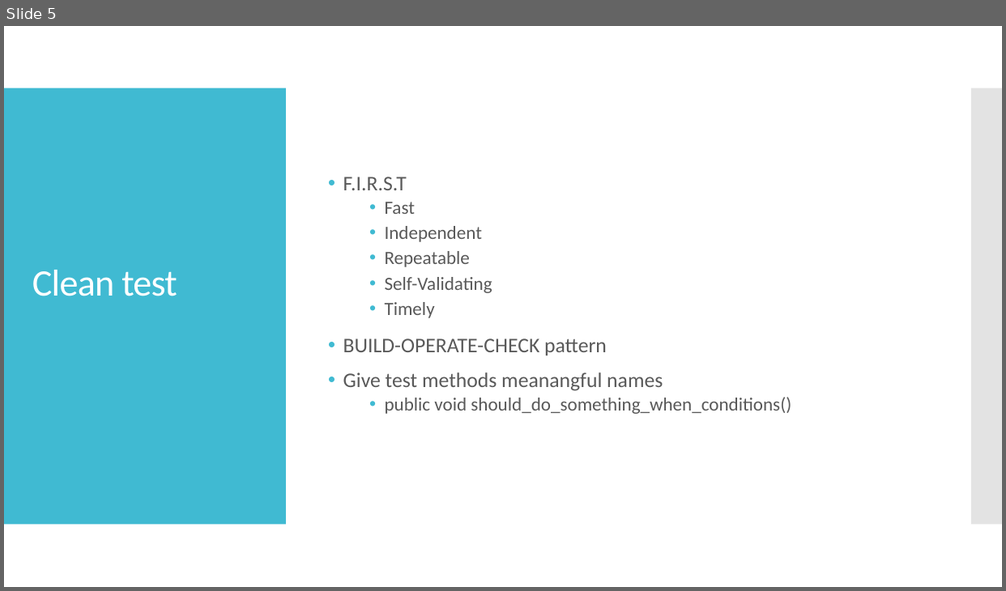
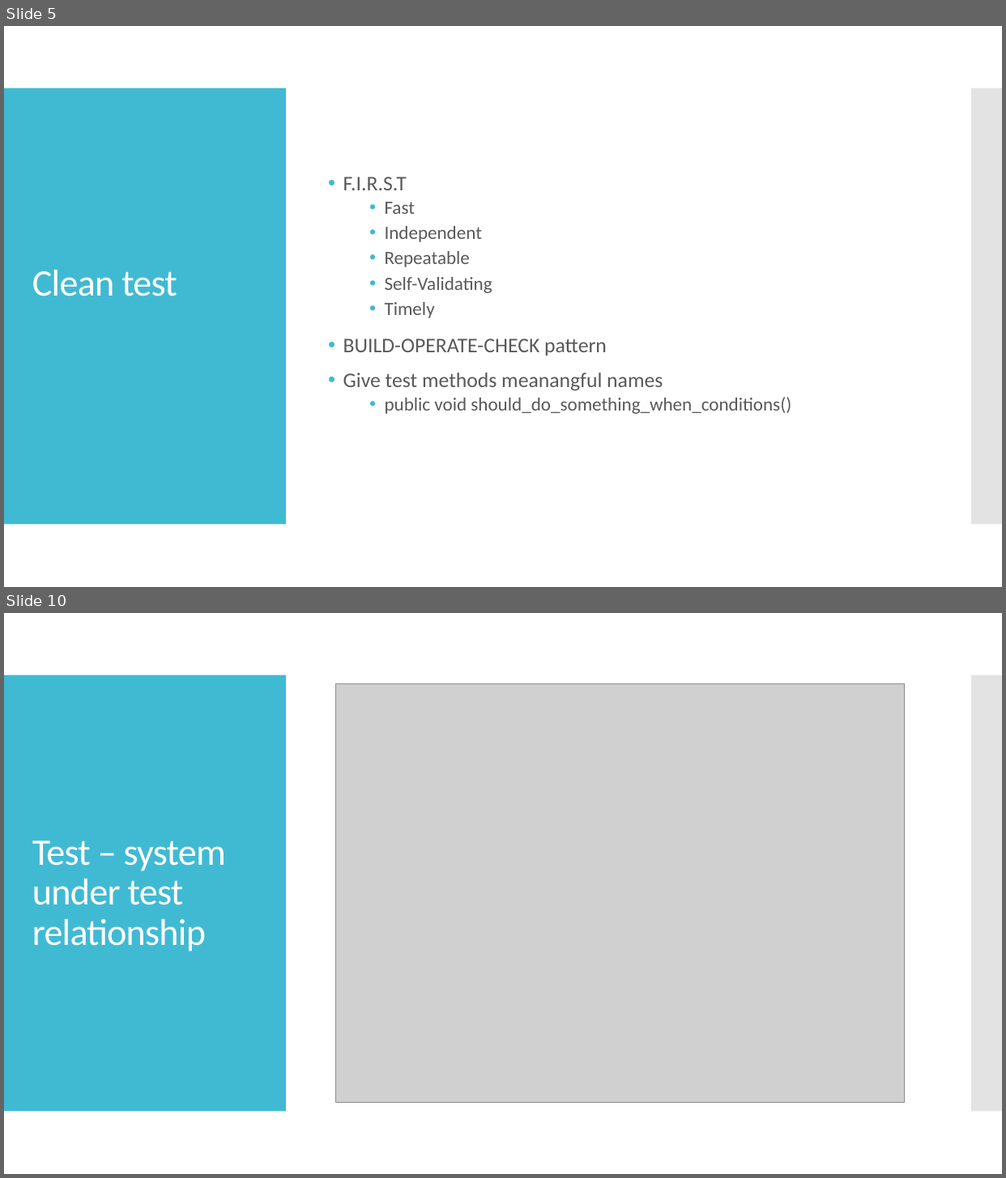
Before and after one commit to ivlahek/presentation.testing, a slide deck: Presentation.pptx. Shown one above the other, each under a label of ours: slide 5 before the commit, slides 5 and 10 after it; the slides between them are not shown. The pictures are 1006x591 and 1006x1178 pixels, drawn with LibreOffice and Linux fonts; fonts in the diff are those of the drawing; grey boxes stand for pictures. Boxes give left, top, right and bottom in pixels: in the first picture for what was removed or moved away, otherwise in the second. Text is boxed around its words. In the diff, an @@ line names an element or a change of style, - is before the commit and + after.

```diff
--- a/Presentation.pptx
+++ b/Presentation.pptx
@@ slide 10 added at <box>4,613,1002,1174</box>, background #FFFFFF; not listed: 2 template elements that a slide beside it also shows @@
@@ picture added at <box>336,683,905,1102</box> @@
@@ title added at <box>32,841,226,952</box>, 36 pt, text #FFFFFF @@
+Test – system under test relationship
```
Also in this commit, not shown: 4 slides changed, 4 other slides added, 18 other files.
